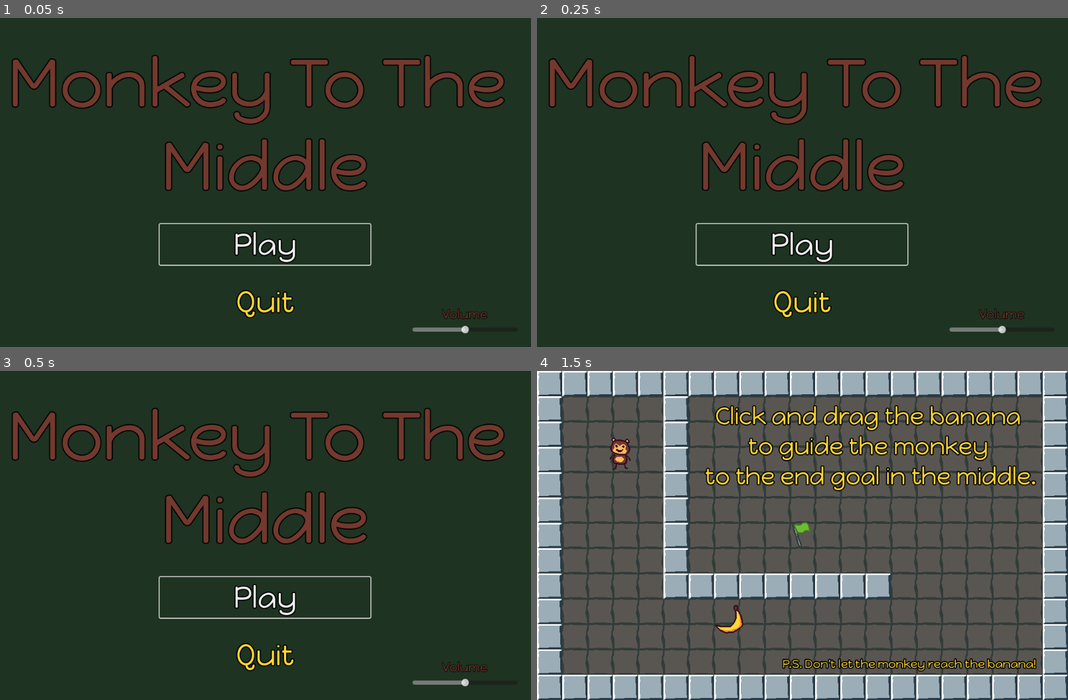
Above: before the commit, frames 1-4 (two rows, left to right).
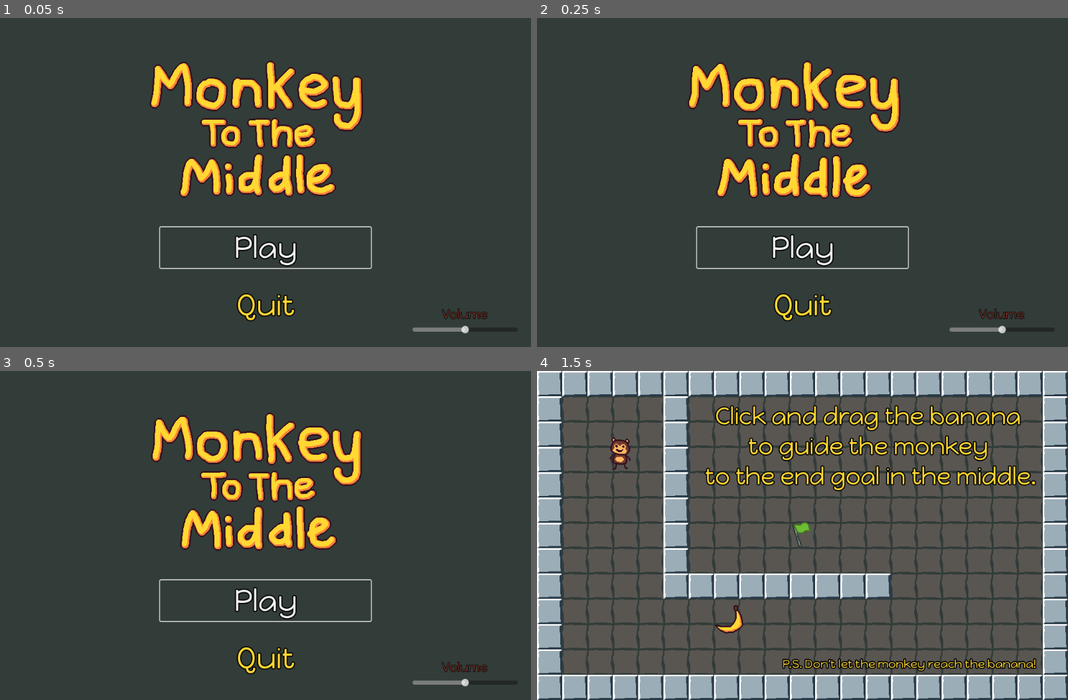
Above: after the commit, the same moments.

Repository: Octoan1/mdev26-jam
Game: Godot game, scene res://ui/title_screen/title_screen.tscn
Same seed, same stepped clock (60 frames per second), same inputs: the game is played once before the commit and once after it.
Inputs (mouse positions are in pixels of both pictures, inside the frame that each line leads up to):
- Up to frame 1 (0.05 s): no input
- Up to frame 2 (0.25 s): no input
- Up to frame 3 (0.5 s): no input
- Up to frame 4 (1.5 s): click "Play" at 0.5 s; drag from (712, 637) to (802, 535) at 1.27 s

The runs differ from the first frame. In frame 1, 14% of the frame differs, in the area x 2-96%, y 11-93%; in frame 2, 14%; in frame 3, 14%; in frame 4, nothing differs.

Commit message:
Wiggling Title Text

Diff:
--- a/ui/title_screen/title_screen.tscn
+++ b/ui/title_screen/title_screen.tscn
@@ -2,6 +2,49 @@
 
 [ext_resource type="Script" uid="uid://dwtl4651713hk" path="res://ui/title_screen/title_screen.gd" id="1_title"]
 [ext_resource type="Theme" uid="uid://cuyum86oqhuh3" path="res://ui/ui_theme.tres" id="2_ffat2"]
+[ext_resource type="Texture2D" uid="uid://duhglx0pidry6" path="res://ui/title_screen/test_title-Sheet.png" id="3_72buf"]
+
+[sub_resource type="AtlasTexture" id="AtlasTexture_72buf"]
+atlas = ExtResource("3_72buf")
+region = Rect2(0, 0, 608, 324)
+
+[sub_resource type="Animation" id="Animation_72buf"]
+length = 0.001
+tracks/0/type = "value"
+tracks/0/imported = false
+tracks/0/enabled = true
+tracks/0/path = NodePath("CenterContainer/VBoxContainer/Title:texture:region")
+tracks/0/interp = 1
+tracks/0/loop_wrap = true
+tracks/0/keys = {
+"times": PackedFloat32Array(0),
+"transitions": PackedFloat32Array(1),
+"update": 0,
+"values": [Rect2(0, 0, 608, 324)]
+}
+
+[sub_resource type="Animation" id="Animation_rhiq2"]
+resource_name = "title_text_wiggle"
+length = 0.6
+loop_mode = 1
+tracks/0/type = "value"
+tracks/0/imported = false
+tracks/0/enabled = true
+tracks/0/path = NodePath("CenterContainer/VBoxContainer/Title:texture:region")
+tracks/0/interp = 1
+tracks/0/loop_wrap = true
+tracks/0/keys = {
+"times": PackedFloat32Array(0, 0.19999999, 0.39999998),
+"transitions": PackedFloat32Array(1, 1, 1),
+"update": 1,
+"values": [Rect2(0, 0, 608, 324), Rect2(608, 0, 608, 324), Rect2(1216, 0, 608, 324)]
+}
+
+[sub_resource type="AnimationLibrary" id="AnimationLibrary_kp51c"]
+_data = {
+&"RESET": SubResource("Animation_72buf"),
+&"title_text_wiggle": SubResource("Animation_rhiq2")
+}
 
 [node name="TitleScreen" type="Control" unique_id=1082911728]
 layout_mode = 3
@@ -19,7 +62,7 @@
 anchor_bottom = 1.0
 grow_horizontal = 2
 grow_vertical = 2
-color = Color(0.12, 0.2, 0.13, 1)
+color = Color(0.19607843, 0.23529412, 0.22352941, 1)
 
 [node name="CenterContainer" type="CenterContainer" parent="." unique_id=2069472670]
 layout_mode = 1
@@ -33,7 +76,12 @@
 layout_mode = 2
 theme_override_constants/separation = 32
 
-[node name="Title" type="Label" parent="CenterContainer/VBoxContainer" unique_id=491446813]
+[node name="Title" type="TextureRect" parent="CenterContainer/VBoxContainer" unique_id=1828498835]
+layout_mode = 2
+texture = SubResource("AtlasTexture_72buf")
+
+[node name="OLDtitle" type="Label" parent="CenterContainer/VBoxContainer" unique_id=491446813]
+visible = false
 layout_mode = 2
 theme = ExtResource("2_ffat2")
 theme_override_font_sizes/font_size = 128
@@ -88,4 +136,8 @@
 theme_override_font_sizes/font_size = 24
 text = "Volume"
 
+[node name="AnimationPlayer" type="AnimationPlayer" parent="." unique_id=909720911]
+libraries/ = SubResource("AnimationLibrary_kp51c")
+autoplay = &"title_text_wiggle"
+
 [connection signal="value_changed" from="HSlider" to="." method="_on_h_slider_value_changed"]
Binary file added: ui/title_screen/test_title-Sheet.png
Not shown, added: ui/title_screen/test_title-Sheet.png.import
Binary file changed: ui/title_screen/test_title.aseprite
